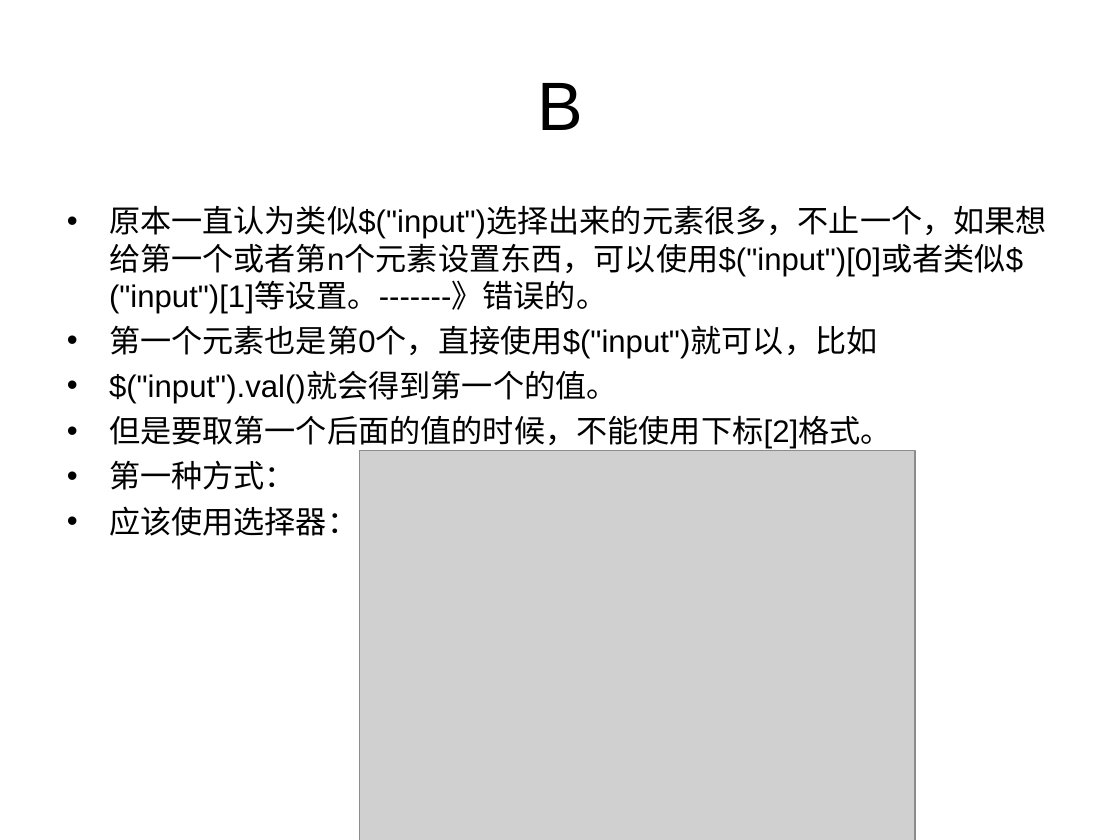
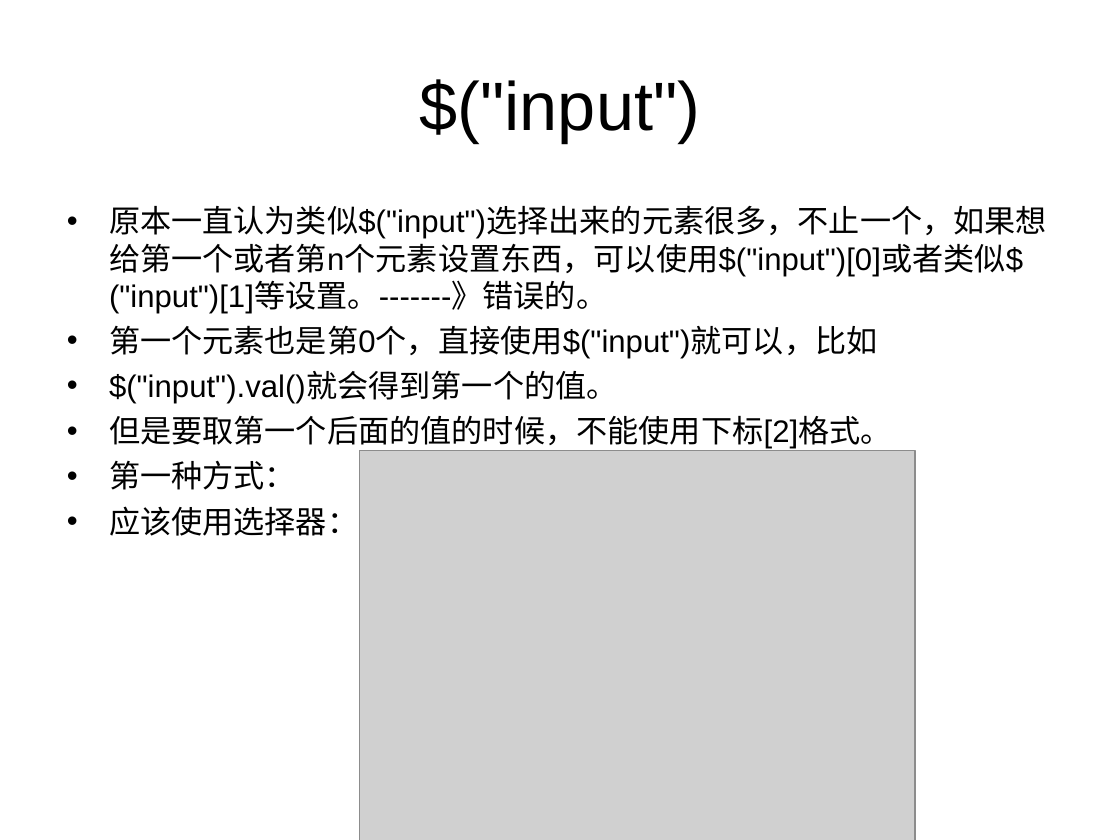
Before and after one commit to caibaoer/jquerydemo, a slide deck: slide 4 of 疑难点总结.ppt. Drawn at 1120x840 pixels with LibreOffice and Linux fonts; fonts in the diff are those of the drawing; grey boxes stand for pictures. Boxes give left, top, right and bottom in pixels: in the first picture for what was removed or moved away, otherwise in the second. Text is boxed around its words. In the diff, an @@ line names an element or a change of style, - is before the commit and + after.

```diff
--- a/疑难点总结.ppt
+++ b/疑难点总结.ppt
@@ title at [420, 79, 701, 143]: text changed @@
-B
+$("input")
```
Also in this commit, not shown: 1 other slide changed, 2 slides added, 6 other files.
